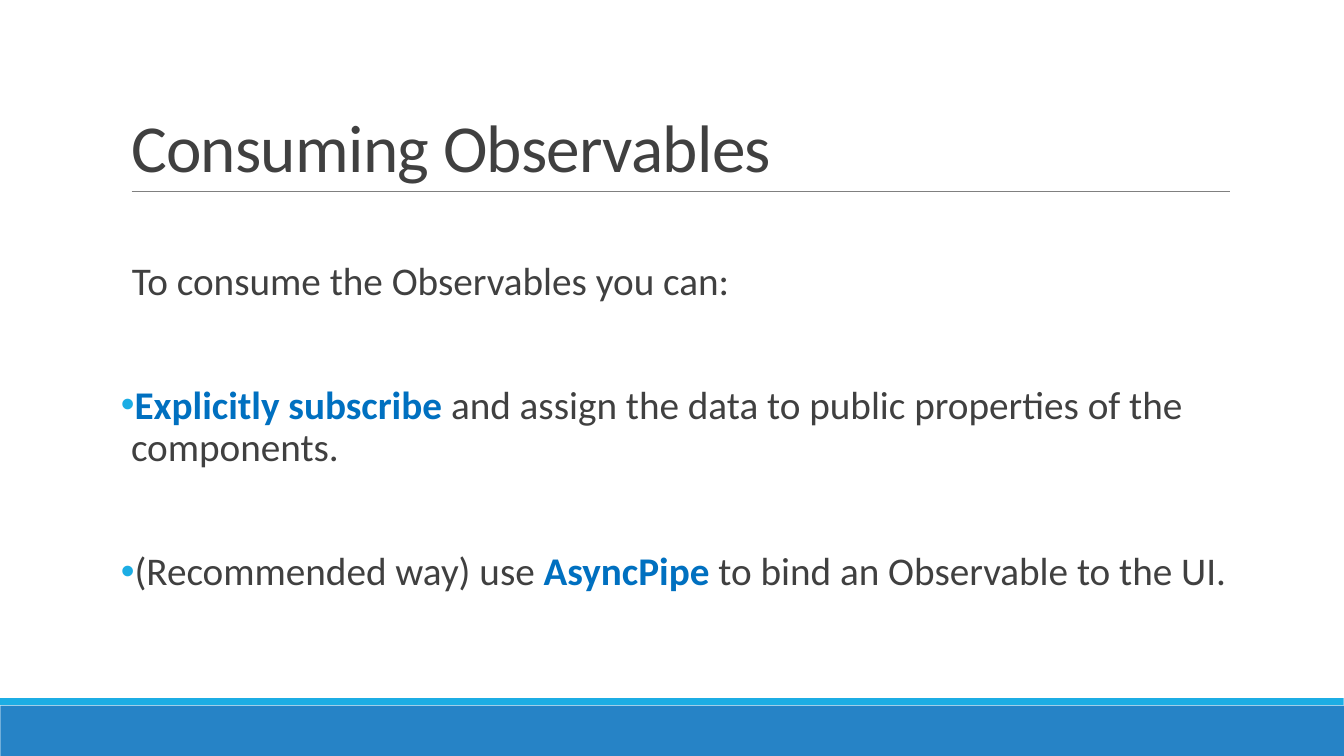
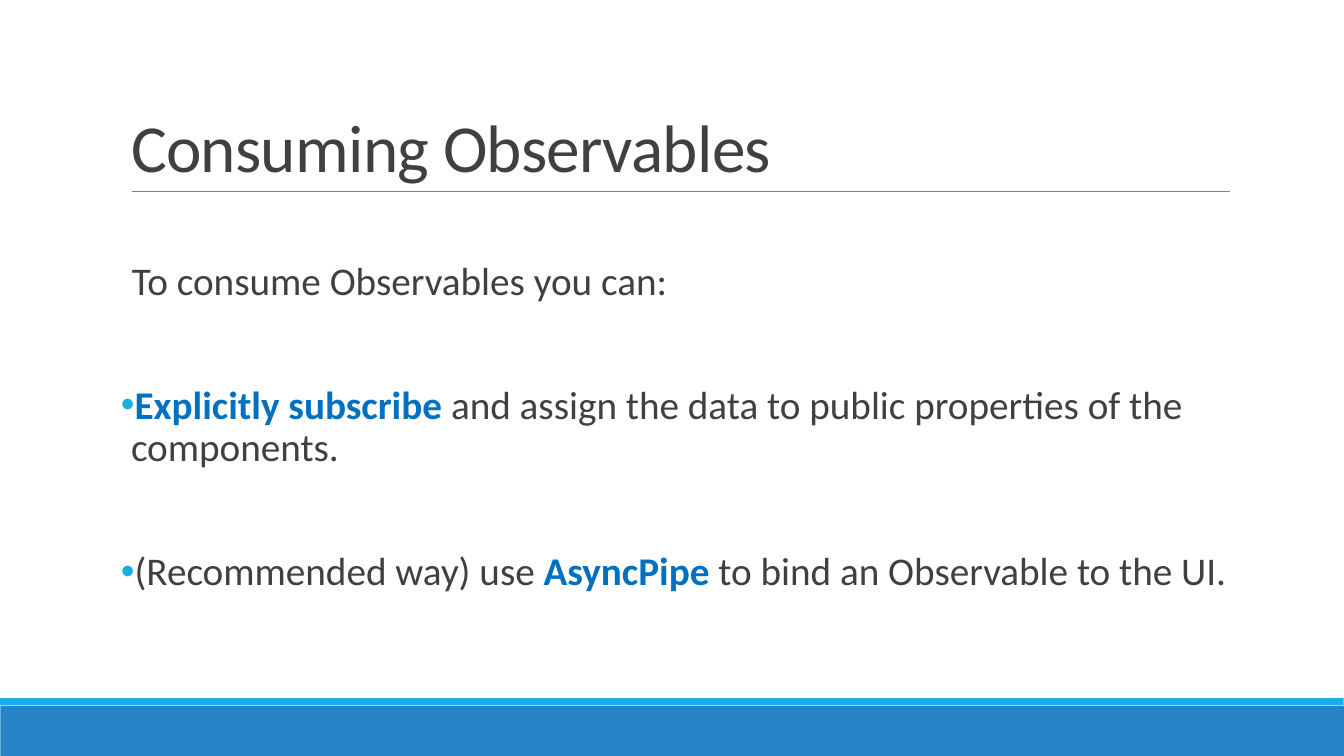
Before and after one commit to AGiorgetti/rxjs101, a slide deck: slide 22 of ReactiveProgramming_RxJS.pptx (slide 21 before the commit). Drawn at 1344x756 pixels with LibreOffice and Linux fonts; fonts in the diff are those of the drawing. Boxes give left, top, right and bottom in pixels: in the first picture for what was removed or moved away, otherwise in the second. Text is boxed around its words. In the diff, an @@ line names an element or a change of style, - is before the commit and + after.

```diff
--- a/ReactiveProgramming_RxJS.pptx
+++ b/ReactiveProgramming_RxJS.pptx
@@ text at (132,267,667,302): text changed @@
-  To consume the Observables you can:
+  To consume Observables you can:
```
Also in this commit, not shown: 9 other slides changed, 2 slides added, 1 slide removed, 19 other files.
